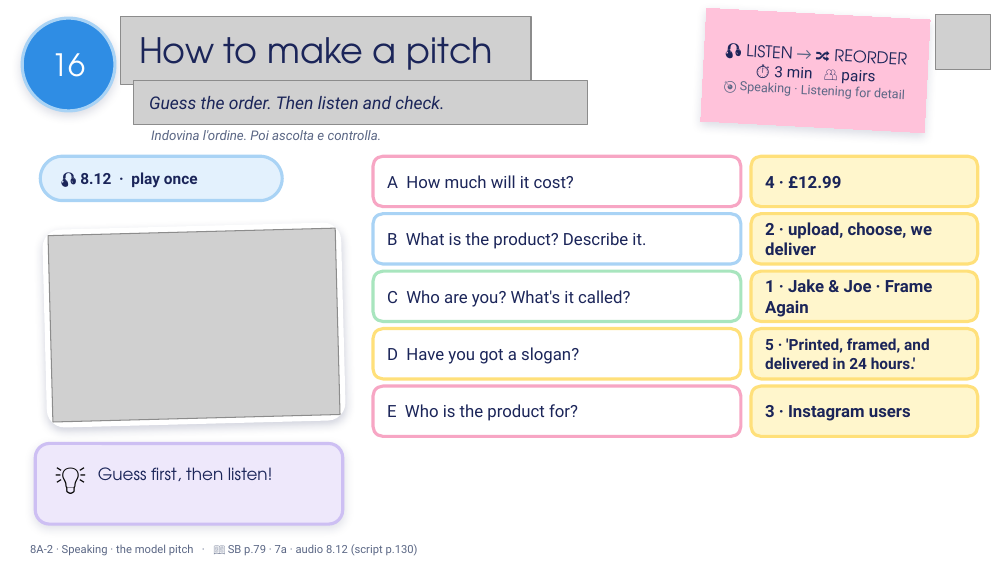
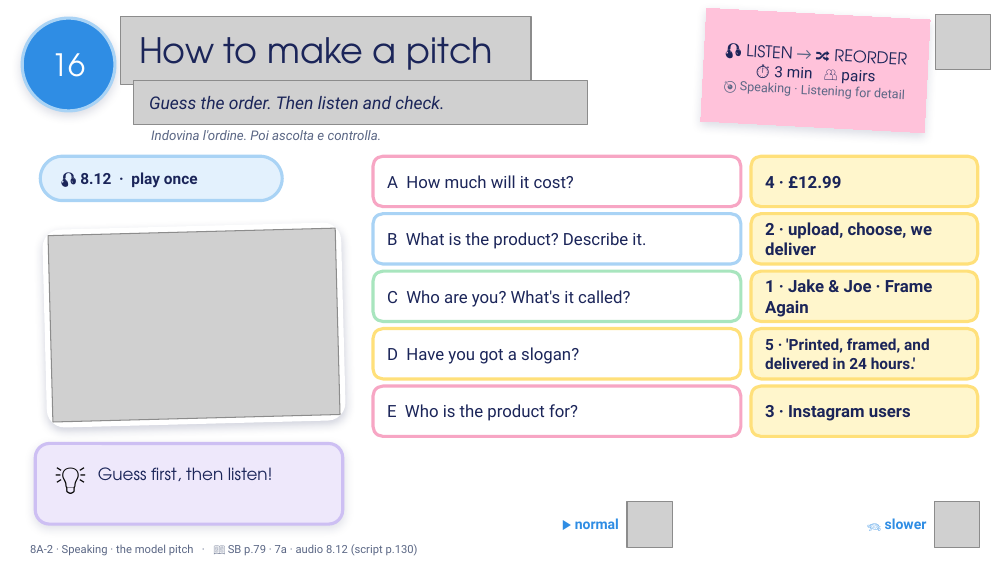
Before and after one commit to londonlanguageschool/Bagheria-, a slide deck: slide 16 of materials/B1/B1_8A-2_The_right_job_for_you.pptx. Drawn at 1008x567 pixels with LibreOffice and Linux fonts; fonts in the diff are those of the drawing; grey boxes stand for pictures; background and template pictures are left out. Boxes give left, top, right and bottom in pixels: in the first picture for what was removed or moved away, otherwise in the second. Text is boxed around its words. In the diff, an @@ line names an element or a change of style, - is before the commit and + after.

```diff
--- a/materials/B1/B1_8A-2_The_right_job_for_you.pptx
+++ b/materials/B1/B1_8A-2_The_right_job_for_you.pptx
@@ picture added at [627, 502, 672, 547] @@
@@ picture added at [934, 502, 980, 547] @@
@@ text added at [575, 518, 619, 529], 10 pt, text #2F8DE4, bold @@
+▶ normal
@@ text added at [885, 518, 927, 529], 10 pt, text #2F8DE4, bold @@
+🐢 slower
```
Also in this commit, not shown: 4 other slides changed, 14 other files.
